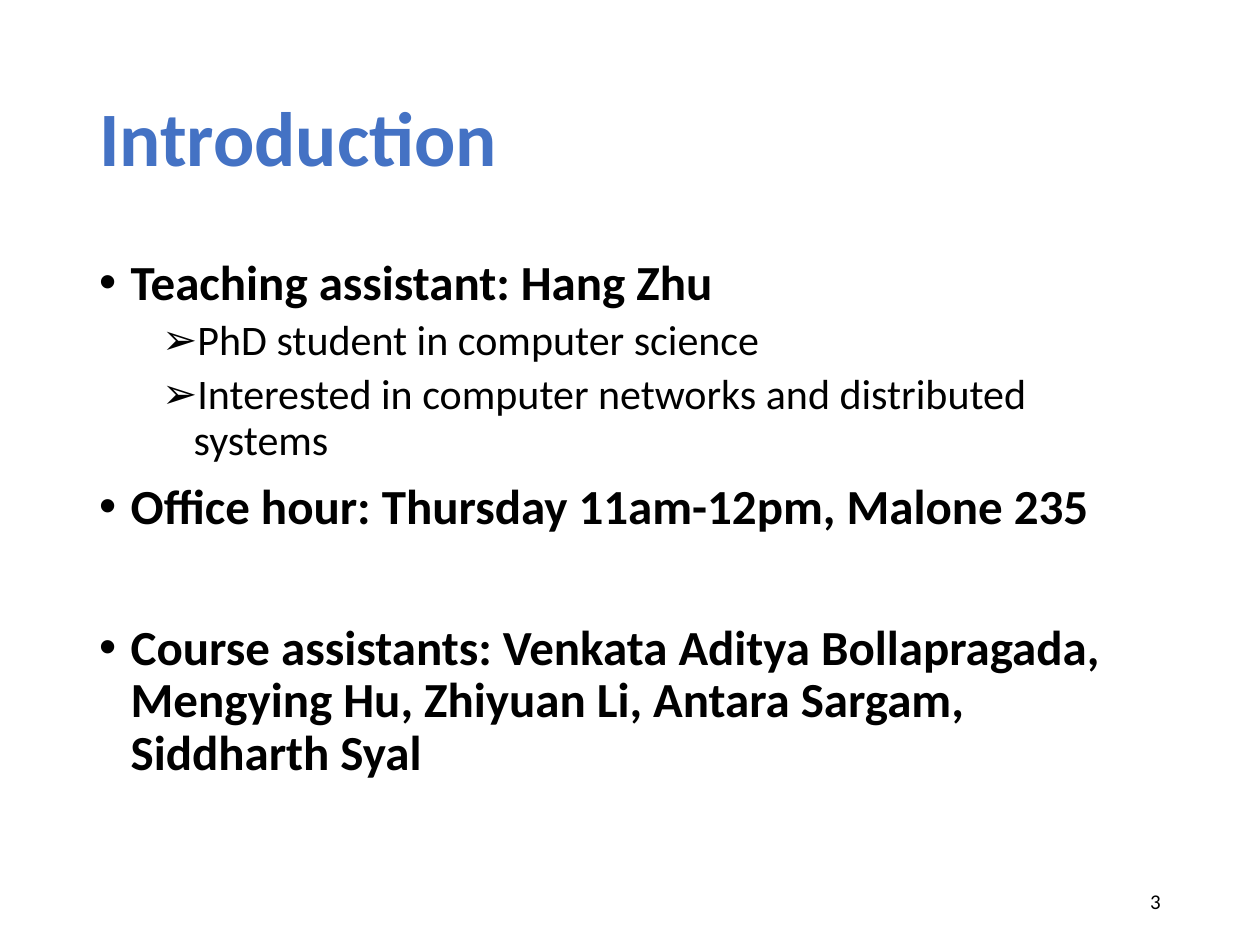
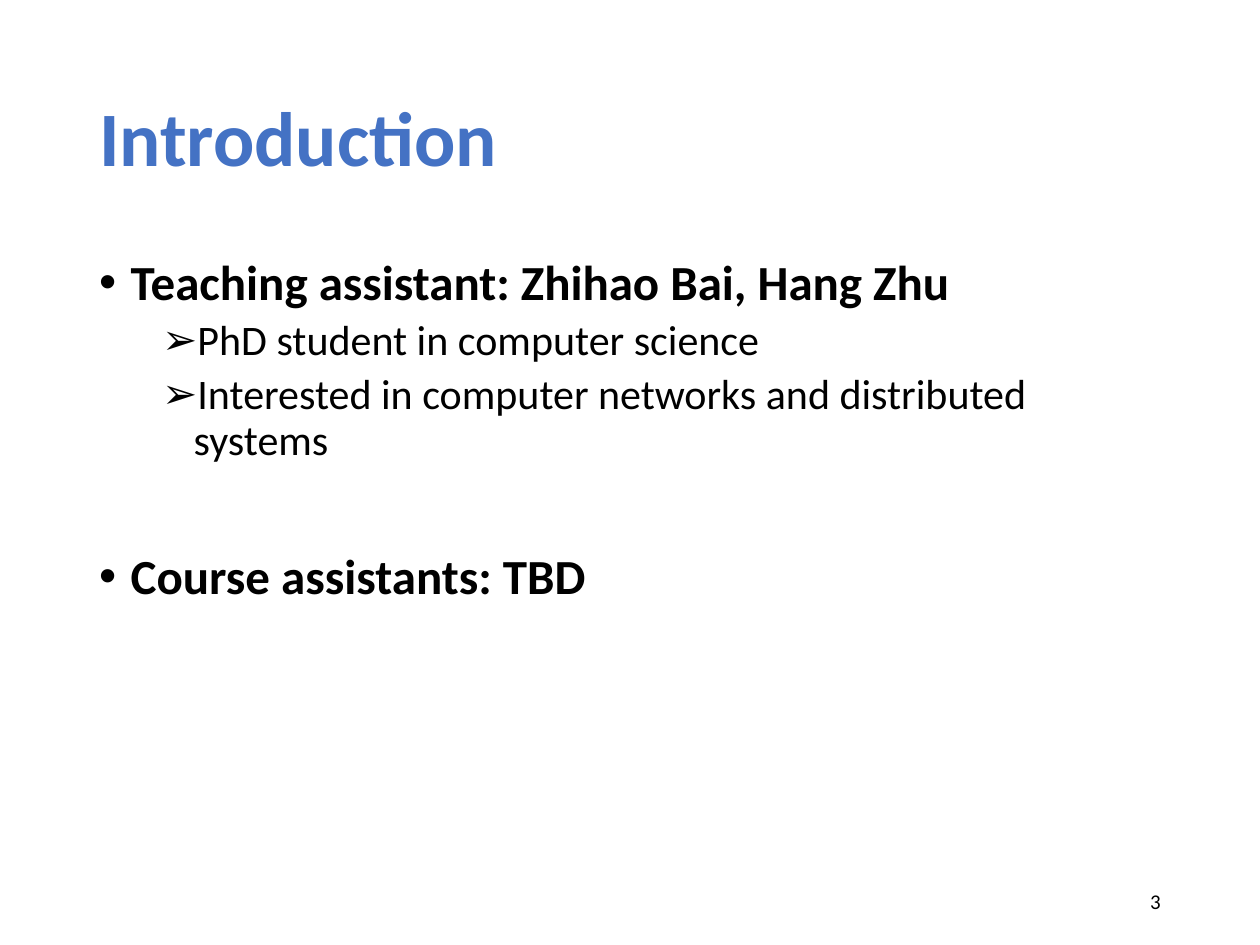
Before and after one commit to xinjin/course-net, a slide deck: slide 3 of slides/lec01_introduction.pptx. Drawn at 1260x945 pixels with LibreOffice and Linux fonts; fonts in the diff are those of the drawing. Boxes give left, top, right and bottom in pixels: in the first picture for what was removed or moved away, otherwise in the second. Text is boxed around its words. In the diff, an @@ line names an element or a change of style, - is before the commit and + after.

```diff
--- a/slides/lec01_introduction.pptx
+++ b/slides/lec01_introduction.pptx
@@ text at <box>131,265,949,309</box>: text changed @@
-• Teaching assistant: Hang Zhu
+• Teaching assistant: Zhihao Bai, Hang Zhu
@@ text at <box>131,559,586,595</box>: text changed @@
-• Office hour: Thursday 11am-12pm, Malone 235
-• Course assistants: Venkata Aditya Bollapragada, Mengying Hu, Zhiyuan Li, Antara Sargam, Siddharth Syal
+• Course assistants: TBD
```
Also in this commit, not shown: 9 other slides changed, 2 slides added, 1 slide removed, 1 other file.
